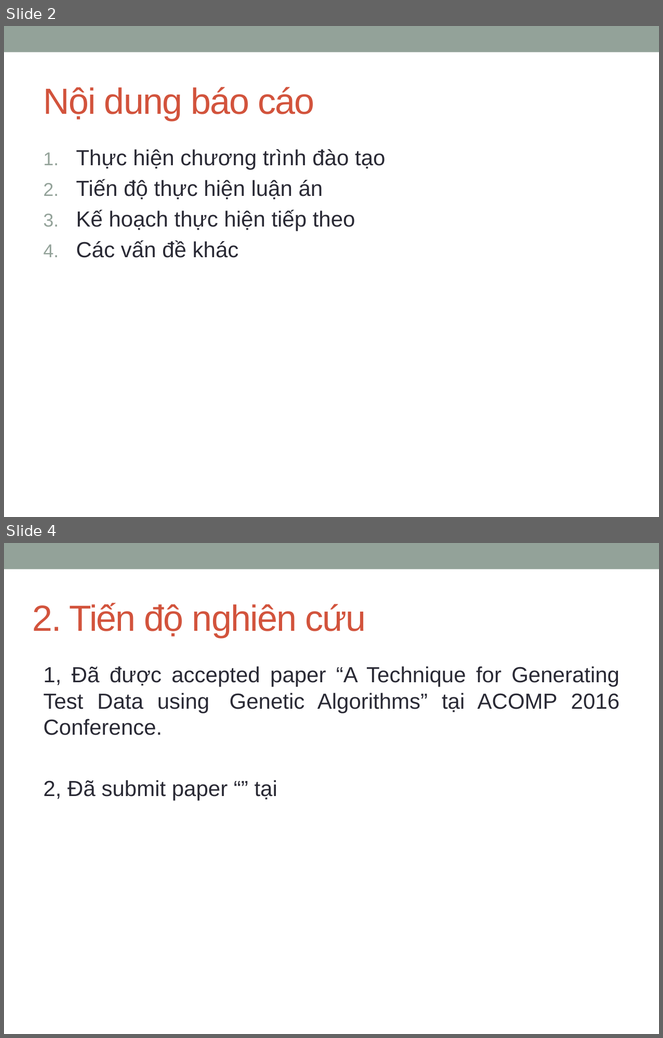
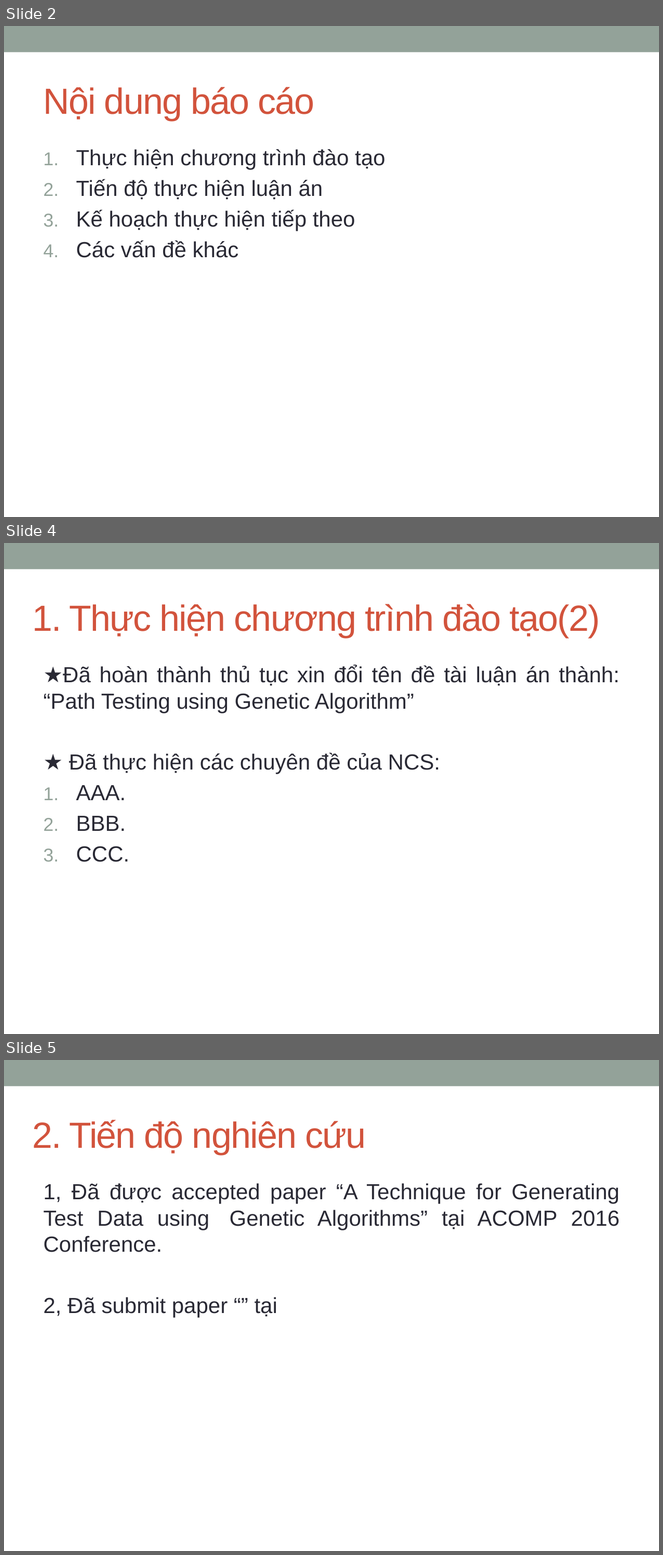
Before and after one commit to dinhngocthi/GAsource, a slide deck: CFT4CUnitSrc/src/report/DinhNgocThi-Baocaotiendo201612.pptx. Shown one above the other, each under a label of ours: slides 2 and 4 before the commit, slides 2, 4 and 5 after it; the slides between them are not shown. The pictures are 663x1038 and 663x1555 pixels, drawn with LibreOffice and Linux fonts; fonts in the diff are those of the drawing. Boxes give left, top, right and bottom in pixels: in the first picture for what was removed or moved away, otherwise in the second. Text is boxed around its words. In the diff, an @@ line names an element or a change of style, - is before the commit and + after.

```diff
--- a/CFT4CUnitSrc/src/report/DinhNgocThi-Baocaotiendo201612.pptx
+++ b/CFT4CUnitSrc/src/report/DinhNgocThi-Baocaotiendo201612.pptx
@@ slide 4 added at box(4, 543, 659, 1034), background #FFFFFF; not listed: 1 template element that a slide beside it also shows @@
@@ title added at box(32, 604, 600, 638), 40 pt, text #D2533C @@
+1. Thực hiện chương trình đào tạo(2)
@@ text added at box(44, 665, 620, 862), 24 pt, text #292934 @@
+★Đã hoàn thành thủ tục xin đổi tên đề tài luận án thành: “Path Testing using Genetic Algorithm”
+★ Đã thực hiện các chuyên đề của NCS:
+1. AAA.
+2. BBB.
+3. CCC.
@@ what was slide 4 is now slide 5 @@
```
Also in this commit, not shown: 2 slides changed.
